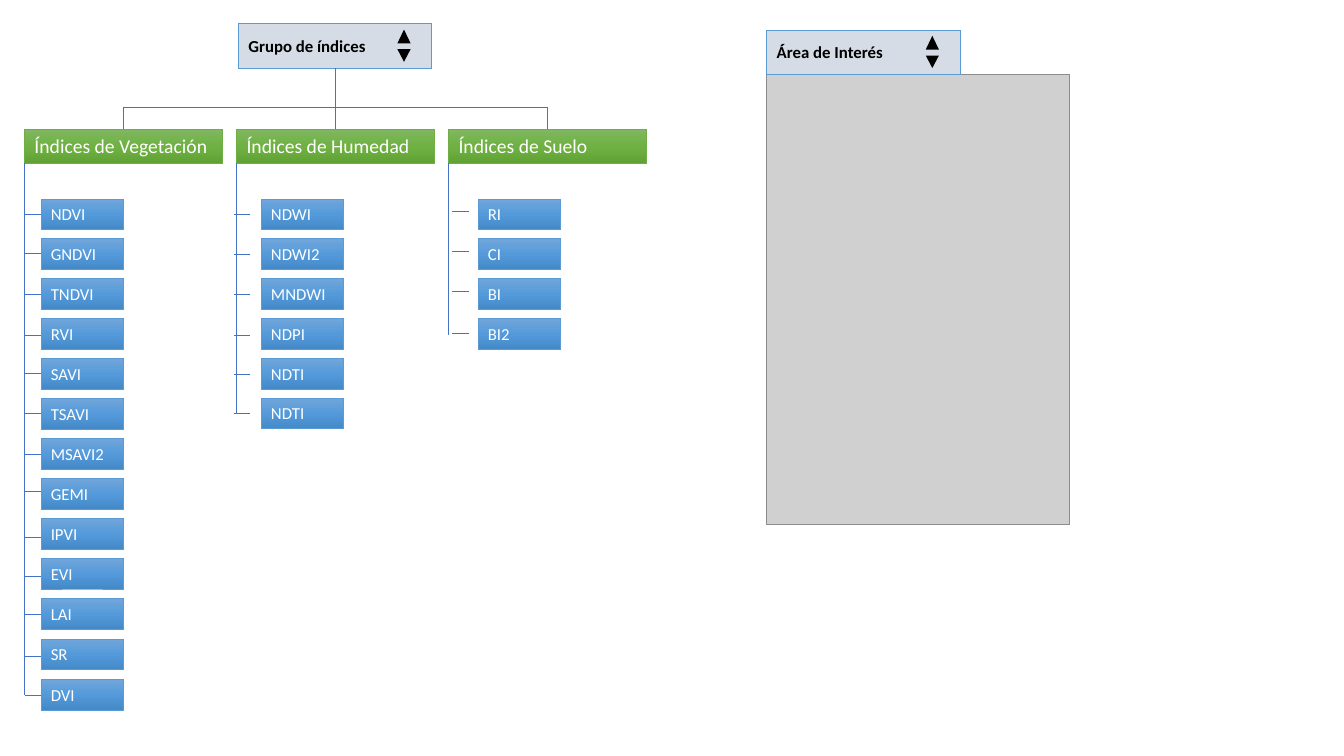
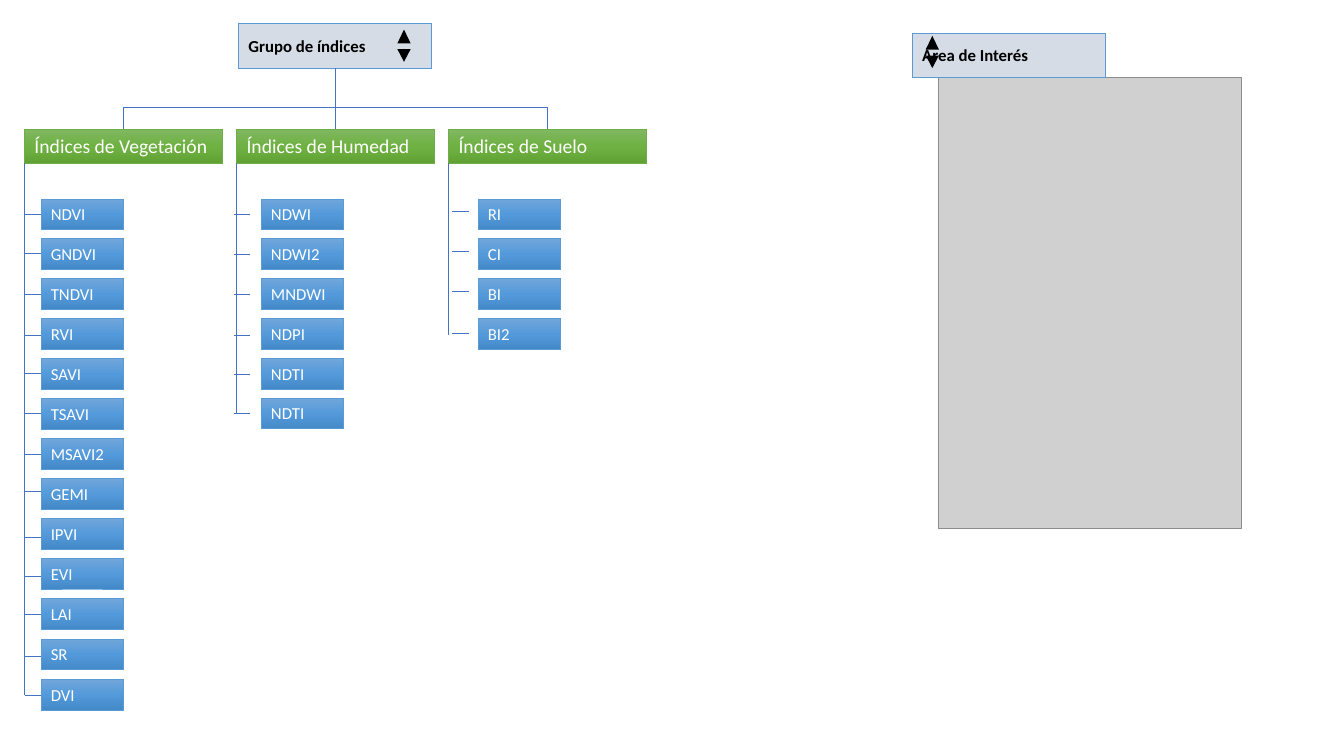
Before and after one commit to Sud-Austral/DATA-AGRO, a slide deck: slide 5 of Diseño/Chile/Indices_App_19_10.pptx. Drawn at 1344x756 pixels with LibreOffice and Linux fonts; fonts in the diff are those of the drawing; grey boxes stand for pictures. Boxes give left, top, right and bottom in pixels: in the first picture for what was removed or moved away, otherwise in the second. Text is boxed around its words. In the diff, an @@ line names an element or a change of style, - is before the commit and + after.

```diff
--- a/Diseño/Chile/Indices_App_19_10.pptx
+++ b/Diseño/Chile/Indices_App_19_10.pptx
@@ rectangle "Área de Interés": place and size @@
-rectangle "Área de Interés" at <box>767,30,961,75</box>
+rectangle "Área de Interés" at <box>912,33,1106,78</box>
@@ picture: place and size @@
-picture at <box>767,75,1071,525</box>
+picture at <box>939,78,1242,528</box>
```
Also in this commit, not shown: 17 slides added, 30 other files.
